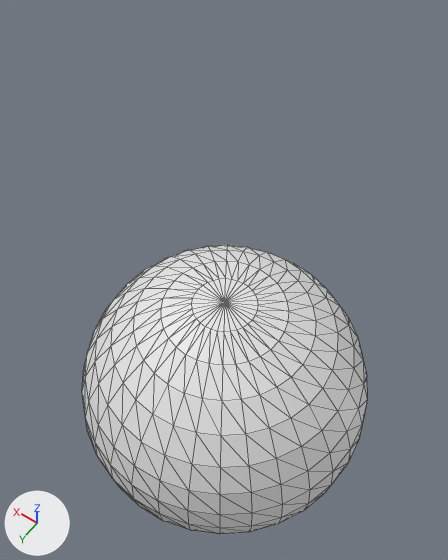
The glTF model assets/entities/human_male/client_asset.glb as it was, and as the next commit left it.
Before and after are seen from a camera (50 mm lens) standing at (-0.188, 0.264, 0.596) and looking at (0.018, -0.024, 0.144). Arrows for +X, +Y and +Z are at lower left; the lights stay in place. Mesh edges are drawn as thin lines. Vertices at the same position are counted once.

The older version as bpy lines, for what is in view:
```python
me_sphere = bpy.data.meshes.new('Sphere')
me_sphere.from_pydata(...)  # a UV sphere (32 segments, 16 rings, poles along z) spanning x -0.15..0.15, y -0.15..0.15, z -0.15..0.15
ob_sphere = bpy.data.objects.new('Sphere', me_sphere)
ob_sphere.location = (0.0, 0.0, 0.0)
```
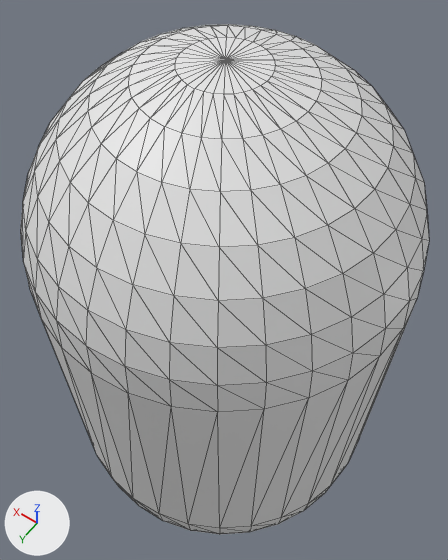
The newer file is also rescaled (x3.333) as a whole; pictures and numbers use the older file's frame.

Changed parts and their boxes (x1, y1, x2, y2) in the pictures (448 x 560 px):
'Sphere', reshaped (43% wider, 76% taller): before (82, 245, 367, 534); after (21, 24, 429, 534)
part 1 of me_sphere, added: after (21, 24, 429, 528)
part 2 of me_sphere, deleted: before (82, 245, 367, 528)

What changed in the scene script:
```text
Change me_sphere:
    used by ob_sphere; location = (0.0, 0.0, 0.0)
    remove me_sphere.from_pydata(...)  # 482 vertices, 960 faces; spans x -0.15..0.15, y -0.15..0.15, z -0.15..0.15
    add me_sphere.from_pydata(...)  # 514 vertices, 1024 faces; spans x -0.15..0.15, y -0.15..0.15, z -0.15..0.39
    me_sphere part 1: 257 vertices added at x -0.15..0.15, y -0.15..0.15, z 0.24..0.39
    me_sphere part 2: 225 vertices removed from x -0.147..0.147, y -0.147..0.147, z 0.029..0.15
```
